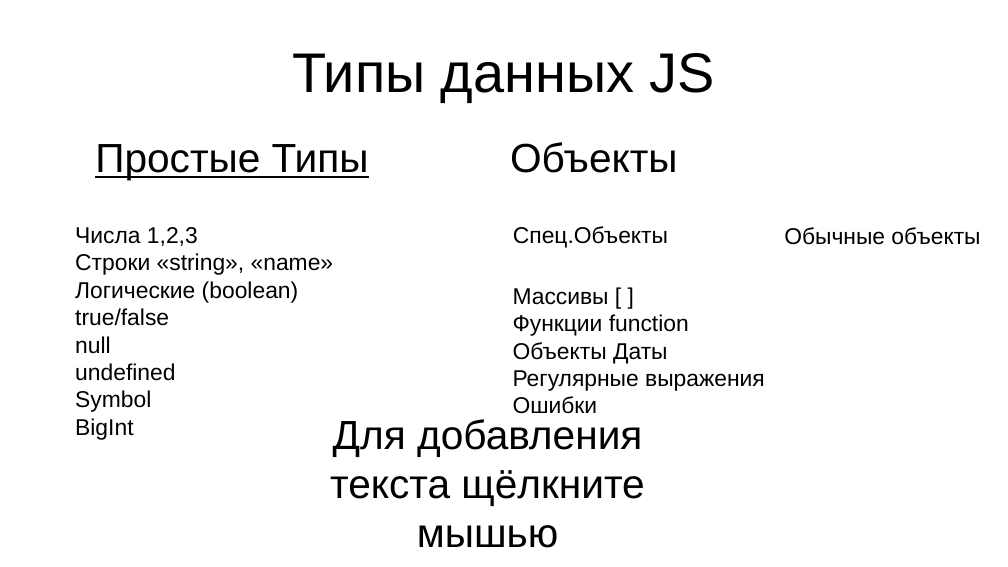
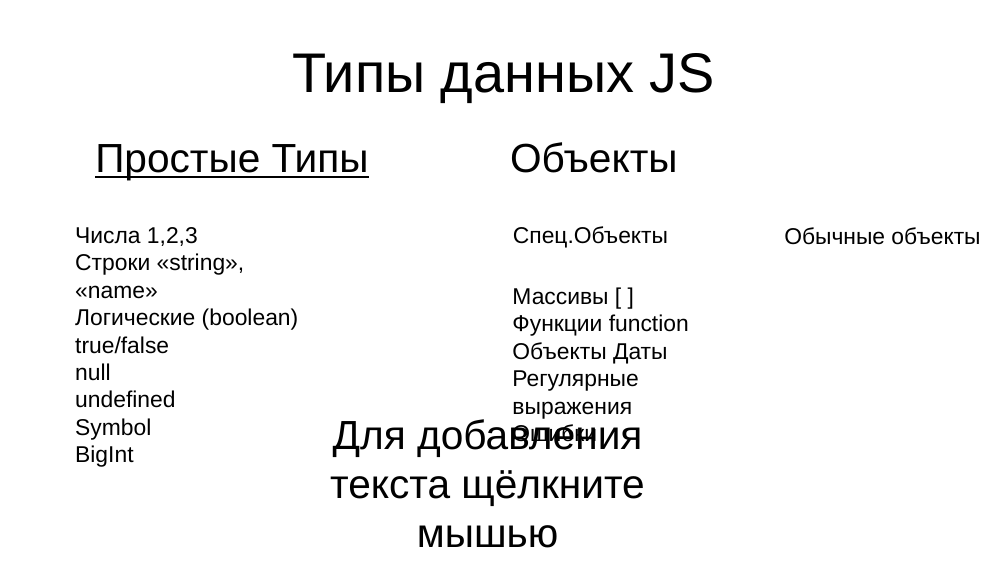
Before and after one commit to Olegdev22/JS, a slide deck: slide 1 of JS.odp. Drawn at 1008x567 pixels with LibreOffice and Linux fonts; fonts in the diff are those of the drawing. Boxes give left, top, right and bottom in pixels: in the first picture for what was removed or moved away, otherwise in the second. Text is boxed around its words. In the diff, an @@ line names an element or a change of style, - is before the commit and + after.

```diff
--- a/JS.odp
+++ b/JS.odp
@@ text "Числа 1,2,3" rewrapped from [75,227,334,440] to [75,227,299,467] @@
@@ text "Массивы [ ]" rewrapped from [513,288,765,414] to [512,288,689,447] @@
```
Also in this commit, not shown: 3 slides added, 1 slide removed, 2 other files.
